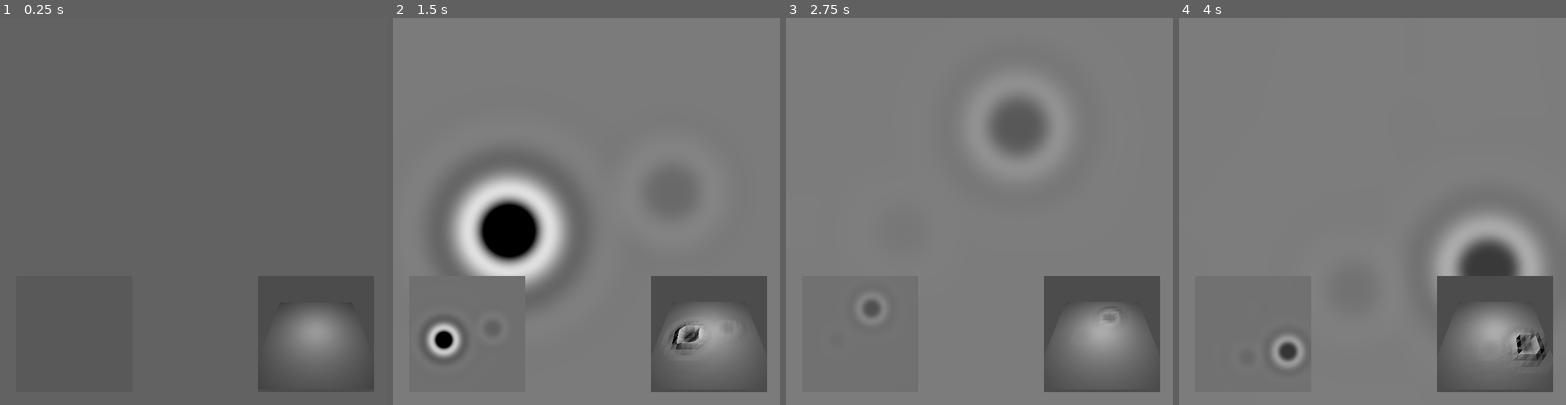
Above: before the commit, frames 1-4 (left to right).
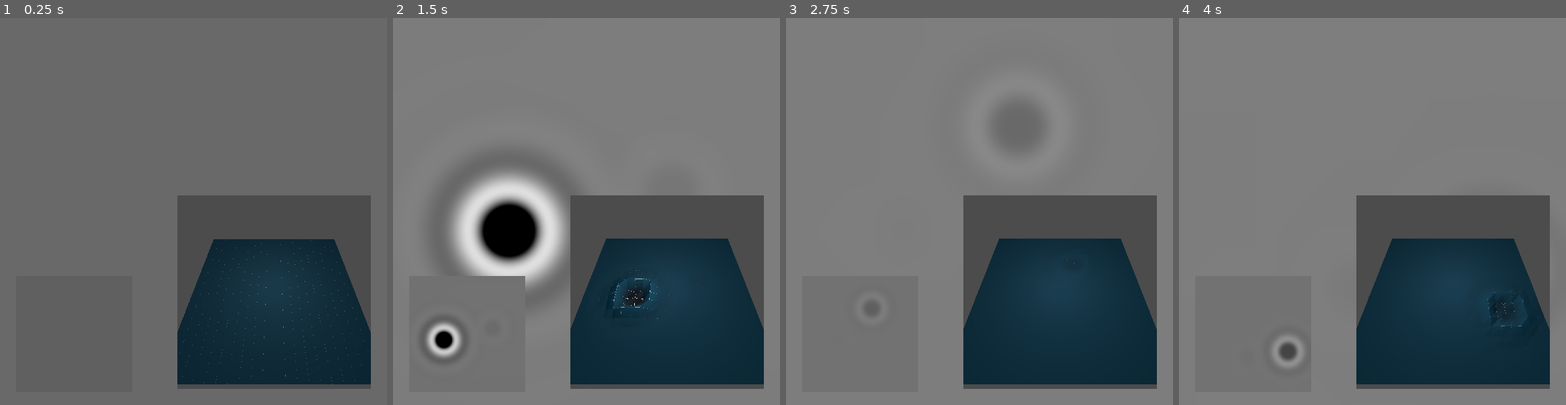
Above: after the commit, the same moments.

Repository: notapixelstudio/simulation-shader
Game: Godot game, scene res://Main.tscn
The game is run twice, just before and just after one commit, with the same random seed, the same clock (stepped at 60 frames per second) and the same inputs.
Inputs (mouse positions are in pixels of both pictures, inside the frame that each line leads up to):
- Up to frame 1 (0.25 s): no input
- Up to frame 2 (1.5 s): tap Enter at 0.5 s; move the mouse to (671, 192) at 0.52 s; click (671, 192) at 0.67 s; move the mouse to (509, 230) at 1.27 s; click (509, 230) at 1.42 s
- Up to frame 3 (2.75 s): move the mouse to (1018, 126) at 2.02 s; click (1018, 126) at 2.17 s
- Up to frame 4 (4 s): move the mouse to (1353, 288) at 2.77 s; click (1353, 288) at 2.92 s; move the mouse to (1488, 269) at 3.52 s; click (1488, 269) at 3.67 s

The runs differ from the first frame. In frame 1, 17% of the frame differs, in the area x 45-97%, y 57-97%; in frame 2, 25%; in frame 3, 25%, in the area x 45-97%, y 45-97%; in frame 4, 25%.

Commit message:
aesthetic experiments with grid shader

Diff:
--- a/Main.tscn
+++ b/Main.tscn
@@ -28,7 +28,8 @@
 centered = false
 
 [node name="ThreeDView" parent="." instance=ExtResource( 4 )]
-position = Vector2( 400, 400 )
+position = Vector2( 275, 275 )
+scale = Vector2( 0.5, 0.5 )
 
 [node name="Simulation" parent="." instance=ExtResource( 1 )]
 shader = ExtResource( 3 )
--- a/ThreeDView.tscn
+++ b/ThreeDView.tscn
@@ -11,15 +11,24 @@
 [sub_resource type="ShaderMaterial" id=3]
 shader = ExtResource( 2 )
 shader_param/exaggeration = 4.0
+shader_param/tint = Color( 0, 0.184314, 0.254902, 1 )
 
 [sub_resource type="Environment" id=4]
+ambient_light_color = Color( 1, 1, 1, 1 )
+glow_enabled = true
+glow_levels/1 = true
+glow_levels/3 = false
+glow_levels/4 = true
+glow_levels/5 = false
+glow_strength = 1.1
+glow_blend_mode = 0
 
 [node name="3DView" type="Sprite"]
 centered = false
 script = ExtResource( 1 )
 
 [node name="Viewport" type="Viewport" parent="."]
-size = Vector2( 180, 180 )
+size = Vector2( 600, 600 )
 render_target_v_flip = true
 
 [node name="Spatial" type="Spatial" parent="Viewport"]
@@ -33,6 +42,7 @@
 
 [node name="OmniLight" type="OmniLight" parent="Viewport/Spatial"]
 transform = Transform( 1, 0, 0, 0, 1, 0, 0, 0, 1, 0, 10, 0 )
+light_energy = 2.0
 omni_range = 50.0
 
 [node name="WorldEnvironment" type="WorldEnvironment" parent="."]
--- a/explosion_simulation.gdshader
+++ b/explosion_simulation.gdshader
@@ -14,7 +14,7 @@
 void fragment(){
 	vec2 normalized_explosion_center = vec2(explosion_center.x/width, explosion_center.y/height);
 	vec4 f = textureLod(SCREEN_TEXTURE, SCREEN_UV, blur);
-	COLOR = 0.5 - 0.96*(0.5-f);
+	COLOR = 0.5 - 0.94*(0.5-f);
 	if(explosion) {
 		float d = distance(UV, normalized_explosion_center)*explosion_radius;
 		vec3 new = -vec3(sin(d*explosion_frequency)/exp(d*explosion_decay));
--- a/height.gdshader
+++ b/height.gdshader
@@ -2,6 +2,7 @@
 
 uniform sampler2D heightmap;
 uniform float exaggeration = 4.0;
+uniform vec4 tint : hint_color;
 
 void vertex() {
 	float h = texture(heightmap, UV).g;
@@ -10,6 +11,10 @@
 }
 
 void fragment() {
+	float h = COLOR.y;
+	float d = abs(h-0.5);
 	NORMAL = normalize(cross(dFdx(VERTEX), dFdy(VERTEX)));
-	ALBEDO = vec3(COLOR.r);
+	float grid = max(step(mod(UV.x, 0.05)*20.0, d*0.05), step(mod(UV.y, 0.05)*20.0, d*0.05));
+	ALBEDO = max(vec3(grid*d), h*tint.rgb);
+	//ALBEDO = h*tint.rgb;
 }
